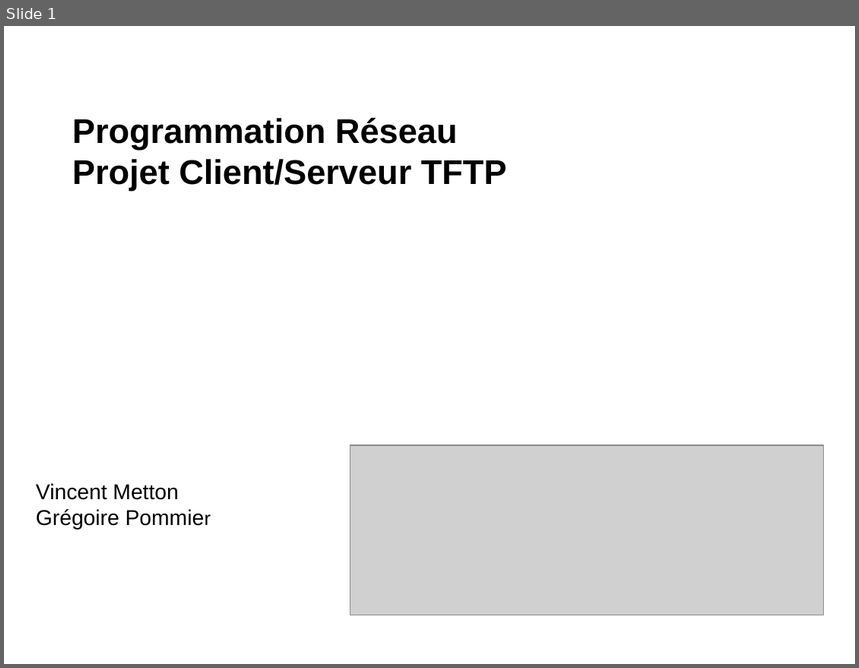
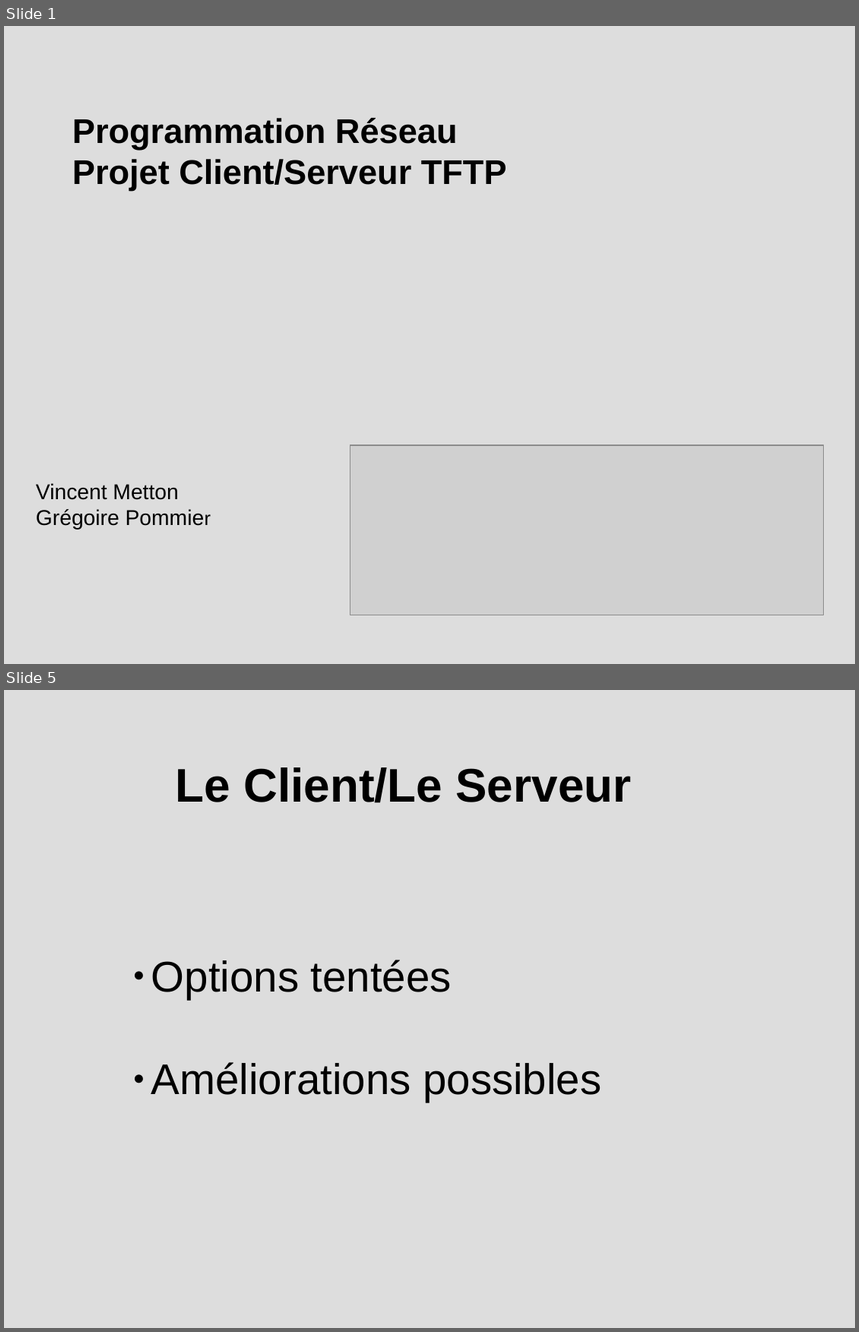
Before and after one commit to DaVinciLord/tftp, a slide deck: presentation.odp. Shown one above the other, each under a label of ours: slide 1 before the commit, slides 1 and 5 after it; the slides between them are not shown. The pictures are 859x668 and 859x1332 pixels, drawn with LibreOffice and Linux fonts; fonts in the diff are those of the drawing; grey boxes stand for pictures. Boxes give left, top, right and bottom in pixels: in the first picture for what was removed or moved away, otherwise in the second. Text is boxed around its words. In the diff, an @@ line names an element or a change of style, - is before the commit and + after.

```diff
--- a/presentation.odp
+++ b/presentation.odp
@@ slide 5 added at (x1=4, y1=690, x2=855, y2=1328), background #DDDDDD @@
@@ text added at (x1=176, y1=768, x2=632, y2=803), 44 pt, text #000000, bold @@
+Le Client/Le Serveur
@@ text added at (x1=151, y1=960, x2=601, y2=1103), 40 pt, text #000000 @@
+● Options tentées
+● Améliorations possibles
@@ slide 1 changed as well @@
@@ background #FFFFFF to #DDDDDD @@
```
Also in this commit, not shown: 4 other slides added, 4 slides removed, 12 other files.
